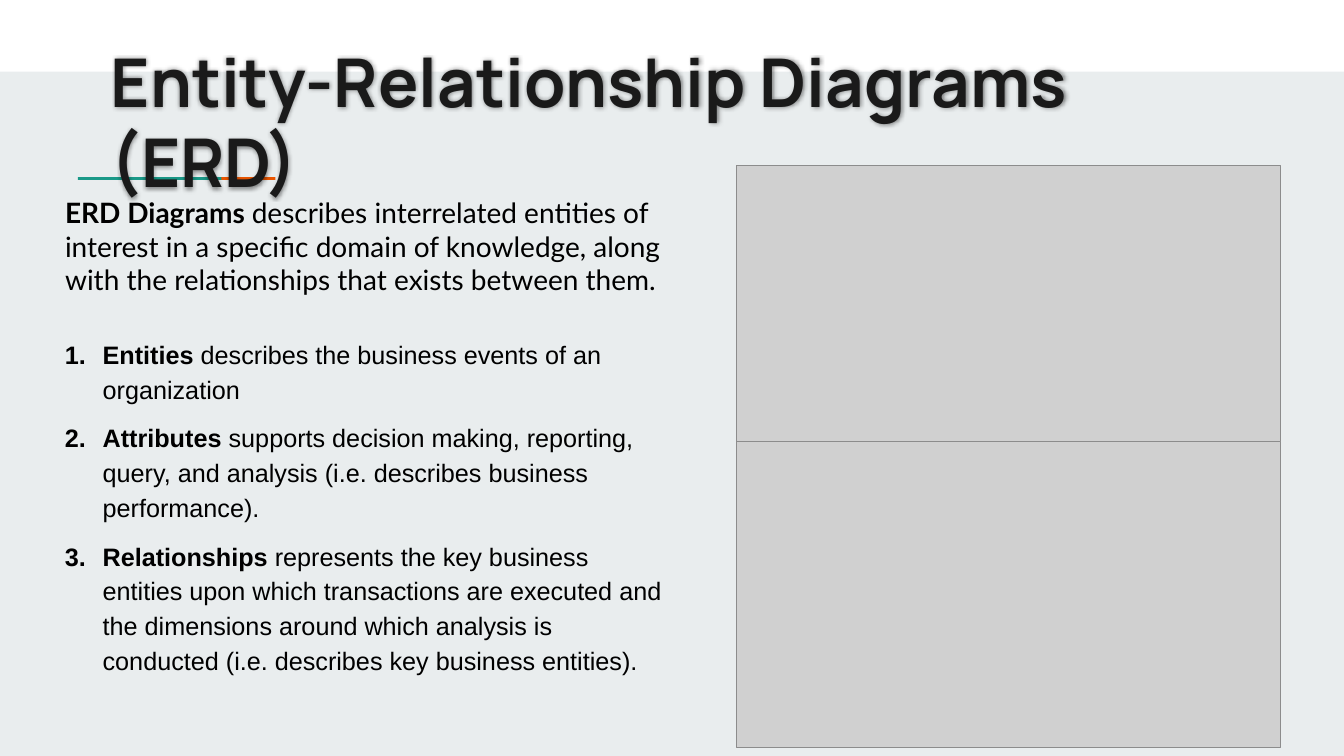
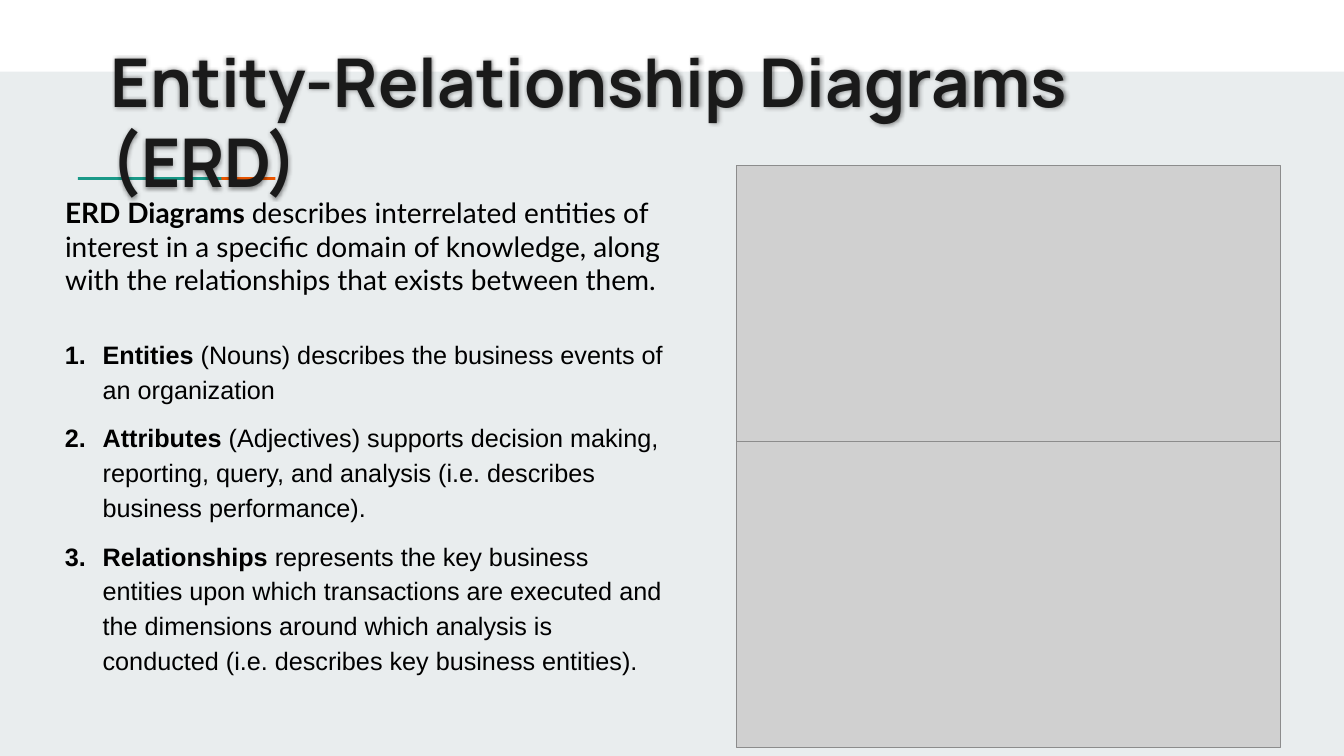
Before and after one commit to jbergmann56/OSDA-DataManipulationAndManagement, a slide deck: slide 5 of Lectures/(6) Database Design - Structuring & Modeling Data.pptx. Drawn at 1344x756 pixels with LibreOffice and Linux fonts; fonts in the diff are those of the drawing; grey boxes stand for pictures. Boxes give left, top, right and bottom in pixels: in the first picture for what was removed or moved away, otherwise in the second. Text is boxed around its words. In the diff, an @@ line names an element or a change of style, - is before the commit and + after.

```diff
--- a/Lectures/(6) Database Design - Structuring & Modeling Data.pptx
+++ b/Lectures/(6) Database Design - Structuring & Modeling Data.pptx
@@ text at box(103, 345, 663, 523): text changed @@
-1. Entities describes the business events of an organization
-2. Attributes supports decision making, reporting, query, and analysis (i.e. describes business performance).
+1. Entities (Nouns) describes the business events of an organization
+2. Attributes (Adjectives) supports decision making, reporting, query, and analysis (i.e. describes business performance).
```
Also in this commit, not shown: 4 other slides changed, 1 slide removed, 4 other files.
